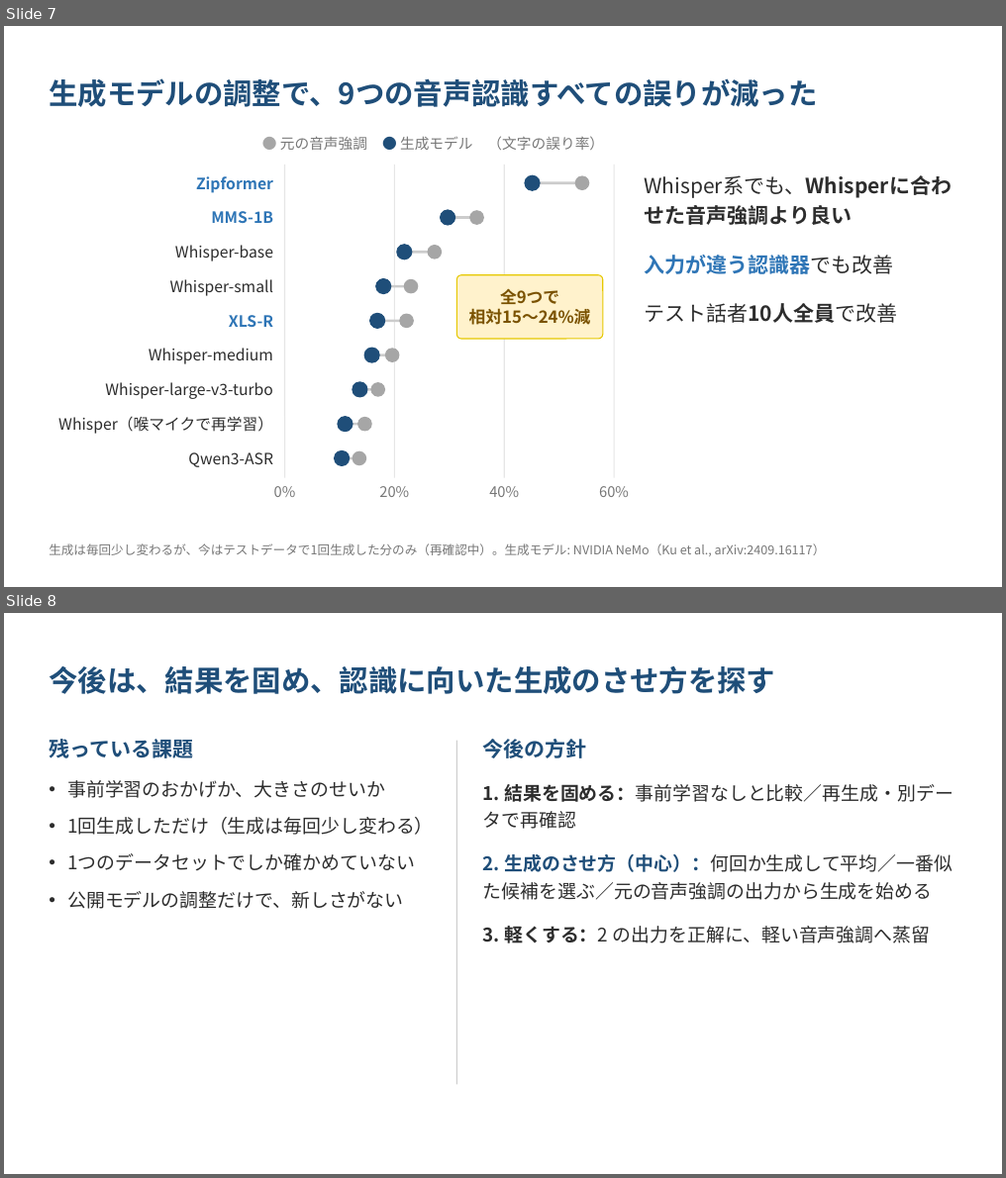
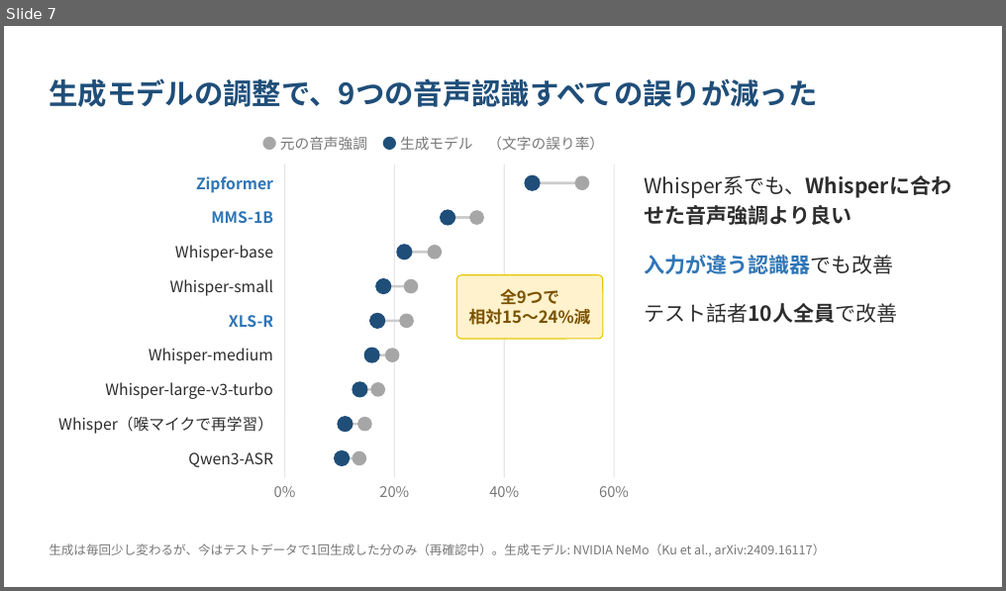
Before and after one commit to kasugayuji0716-art/bone-conduction-research, a slide deck: results/progress_slides_2026-10.pptx. Shown one above the other, each under a label of ours: slides 7 and 8 before the commit, slide 7 after it. The pictures are 1006x1178 and 1006x591 pixels, drawn with LibreOffice and Linux fonts; fonts in the diff are those of the drawing. Boxes give left, top, right and bottom in pixels: in the first picture for what was removed or moved away, otherwise in the second. Text is boxed around its words. In the diff, an @@ line names an element or a change of style, - is before the commit and + after.

```diff
--- a/results/progress_slides_2026-10.pptx
+++ b/results/progress_slides_2026-10.pptx
@@ slide 8 removed at (4,613,1002,1174), background #FFFFFF @@
@@ text removed at (49,665,775,694) @@
-今後は、結果を固め、認識に向いた生成のさせ方を探す
@@ text removed at (49,739,193,759) @@
-残っている課題
@@ line removed from (456, 741) to (456, 1084) @@
@@ text removed at (483,739,587,759) @@
-今後の方針
@@ text removed at (67,780,434,909) @@
-• 事前学習のおかげか、大きさのせいか
-• 1回生成しただけ（生成は毎回少し変わる）
-• 1つのデータセットでしか確かめていない
-• 公開モデルの調整だけで、新しさがない
@@ text removed at (483,784,953,944) @@
-1. 結果を固める：事前学習なしと比較／再生成・別データで再確認
-2. 生成のさせ方（中心）：何回か生成して平均／一番似た候補を選ぶ／元の音声強調の出力から生成を始める
-3. 軽くする：2 の出力を正解に、軽い音声強調へ蒸留
```
Also in this commit, not shown: 2 slides added, 2 other files.
